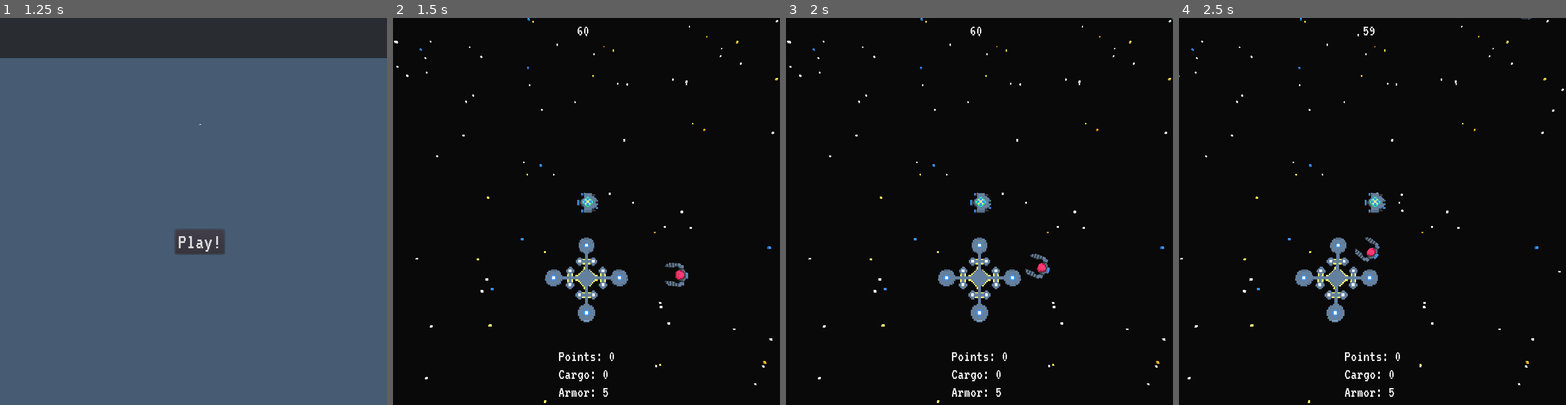
Above: before the commit, frames 1-4 (left to right).
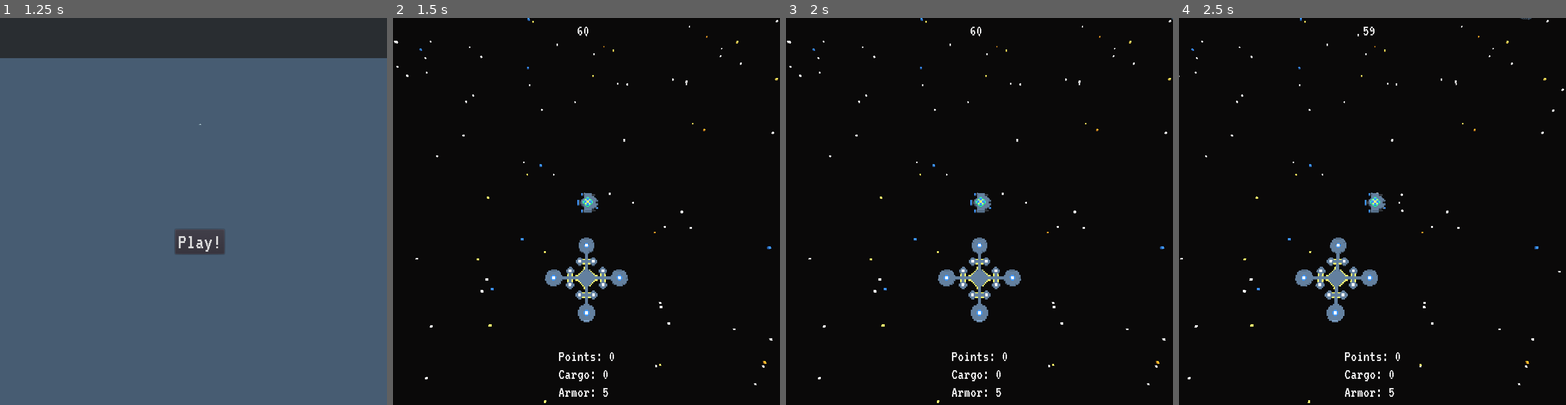
Above: after the commit, the same moments.

Repository: the-g-force/2022-January
Game: Godot game, scene res://Intro/MainMenu.tscn
Same seed, same stepped clock (60 frames per second), same inputs: the game is played once before the commit and once after it.
Inputs (mouse positions are in pixels of both pictures, inside the frame that each line leads up to):
- Up to frame 1 (1.25 s): click "Play!" at 0.5 s
- Up to frame 2 (1.5 s): click "Play!" at 1.25 s
- Up to frame 3 (2 s): no input
- Up to frame 4 (2.5 s): move the mouse to (1457, 192) at 2.02 s; hold D (move_right) from 2.03 s (still down); tap Space (fire) at 2.1 s; click (1457, 192) at 2.17 s

Frame 1 is identical in both runs. In frame 2, 0.2% of the frame differs, in the area x 70-77%, y 63-70%; in frame 3, 0.2%; in frame 4, 0.2%.

Commit message:
Delete guy that starts next to you

Diff:
--- a/project/World/World.tscn
+++ b/project/World/World.tscn
@@ -1,9 +1,8 @@
-[gd_scene load_steps=13 format=2]
+[gd_scene load_steps=12 format=2]
 
 [ext_resource path="res://Player/Player.tscn" type="PackedScene" id=1]
 [ext_resource path="res://World/Starfield.tscn" type="PackedScene" id=2]
 [ext_resource path="res://World/World.gd" type="Script" id=3]
-[ext_resource path="res://Enemies/Pirate/Pirate.tscn" type="PackedScene" id=4]
 [ext_resource path="res://World/theme.ogg" type="AudioStream" id=5]
 [ext_resource path="res://World/Music.gd" type="Script" id=6]
 [ext_resource path="res://World/Station.obj" type="ArrayMesh" id=7]
@@ -110,10 +109,6 @@
 transform = Transform( 1, 0, 0, 0, 1, 0, 0, 0, 1, 0, 0, 500 )
 shape = SubResource( 3 )
 
-[node name="Pirate" parent="." instance=ExtResource( 4 )]
-transform = Transform( -1, 0, -8.74228e-08, 0, 1, 0, 8.74228e-08, 0, -1, 71.4942, 0, 0 )
-target = NodePath("../Player")
-
 [node name="Music" type="AudioStreamPlayer" parent="."]
 stream = ExtResource( 5 )
 autoplay = true
